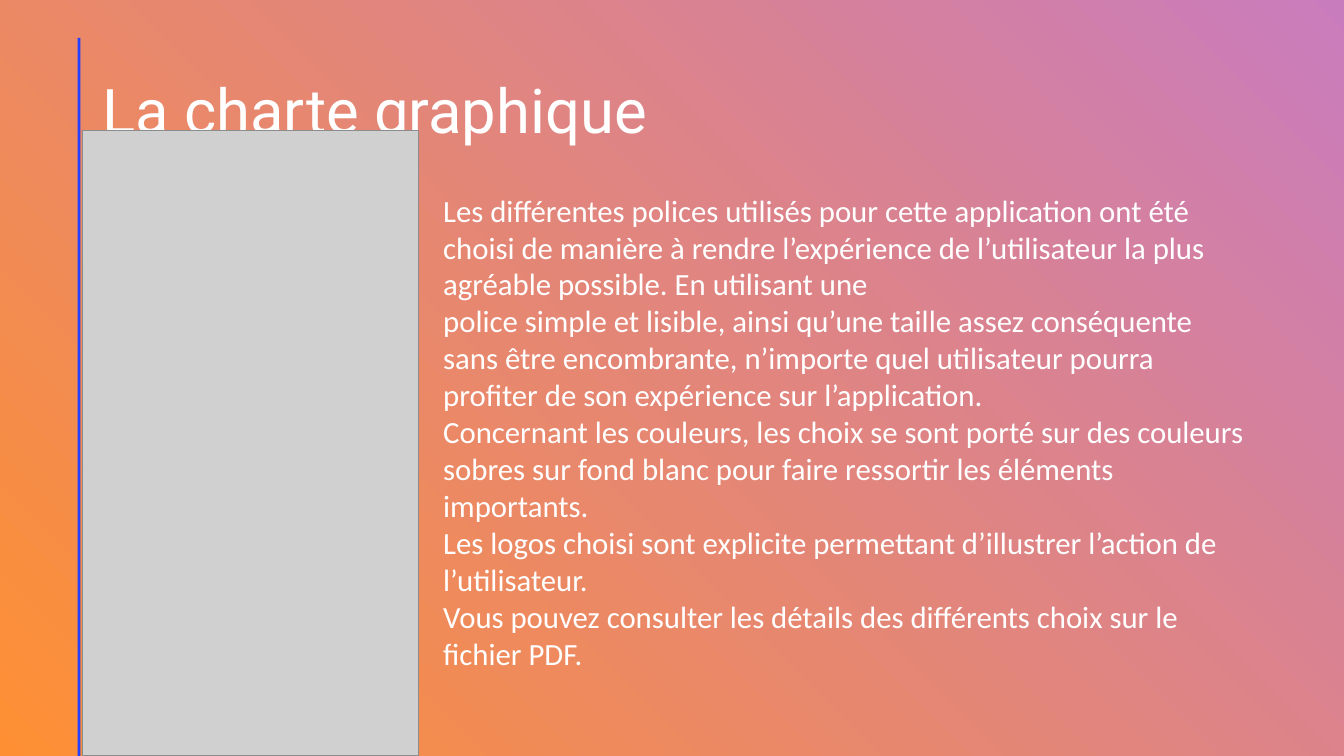
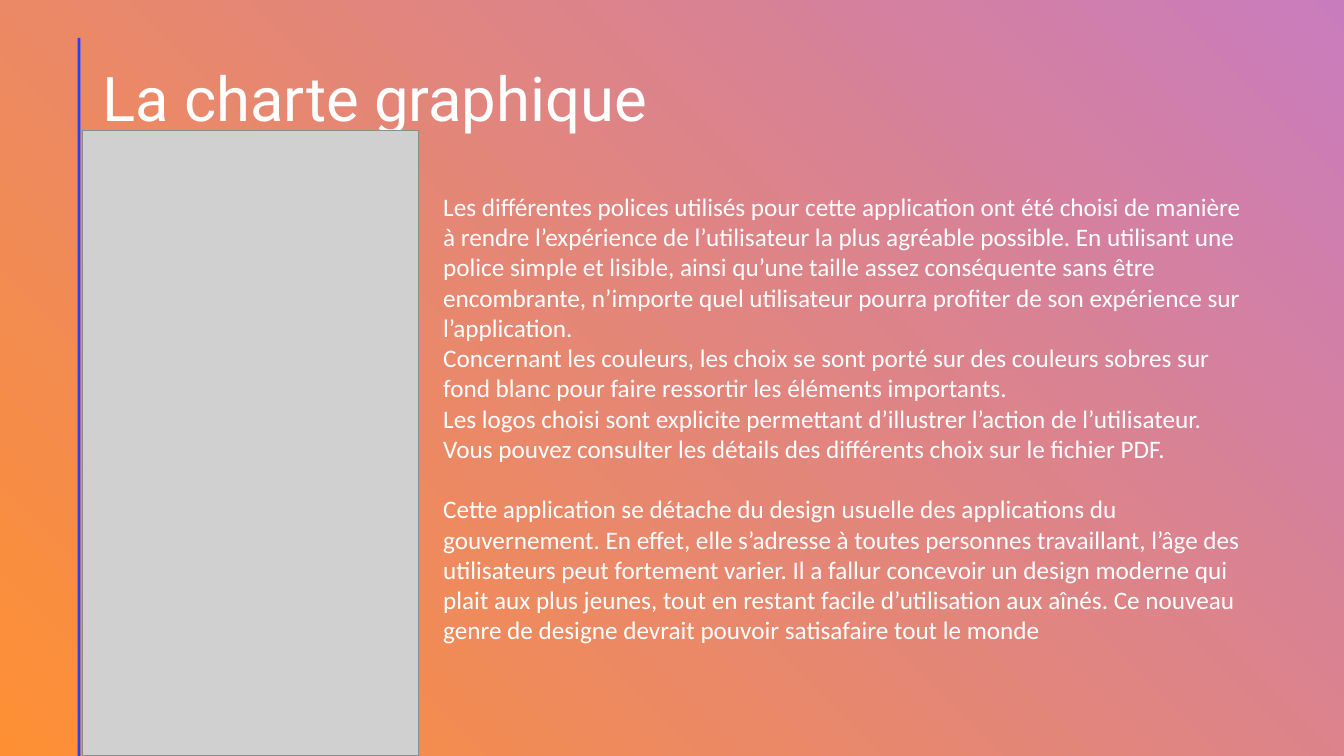
Before and after one commit to Dayvin30/UI-UX-Studi, a slide deck: slide 13 of Présentation powerpoint/L’Application mobile Urssaf.odp (slide 9 before the commit). Drawn at 1344x756 pixels with LibreOffice and Linux fonts; fonts in the diff are those of the drawing; grey boxes stand for pictures. Boxes give left, top, right and bottom in pixels: in the first picture for what was removed or moved away, otherwise in the second. Text is boxed around its words. In the diff, an @@ line names an element or a change of style, - is before the commit and + after.

```diff
--- a/Présentation powerpoint/L’Application mobile Urssaf.odp
+++ b/Présentation powerpoint/L’Application mobile Urssaf.odp
@@ title "La charte graphique": place and size @@
-title "La charte graphique" at (102, 87, 647, 148)
+title "La charte graphique" at (102, 75, 647, 136)
@@ text at (443, 198, 1240, 462): size 22 to 18 pt in "Les différentes polices utilisés pour cette application ...", "police simple et lisible, ainsi qu’une taille ...", "Les logos choisi sont explicite permettant d’illustrer ...", "Vous pouvez consulter les détails des différents ..." @@
@@ text at (443, 500, 1239, 644): paragraph added @@
+Cette application se détache du design usuelle des applications du gouvernement. En effet, elle s’adresse à toutes personnes travaillant, l’âge des utilisateurs peut fortement varier. Il a fallur concevoir un design moderne qui plait aux plus jeunes, tout en restant facile d’utilisation aux aînés. Ce nouveau genre de designe devrait pouvoir satisafaire tout le monde
```
Also in this commit, not shown: 1 other slide changed, 4 slides added, 4 other files.
